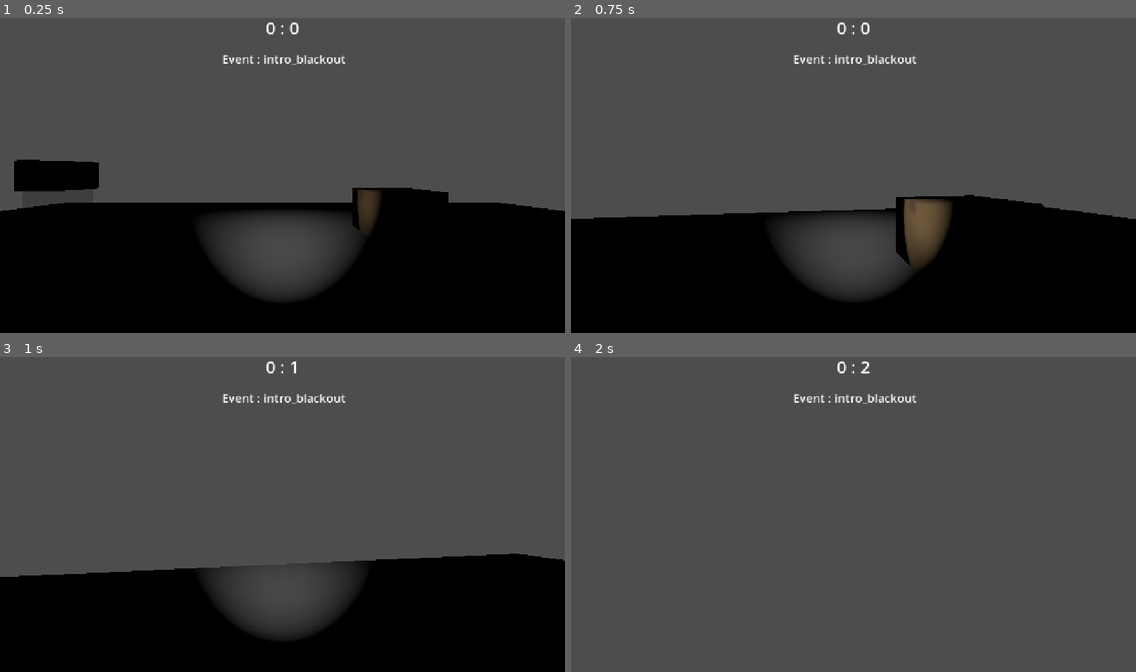
Above: before the commit, frames 1-4 (two rows, left to right).
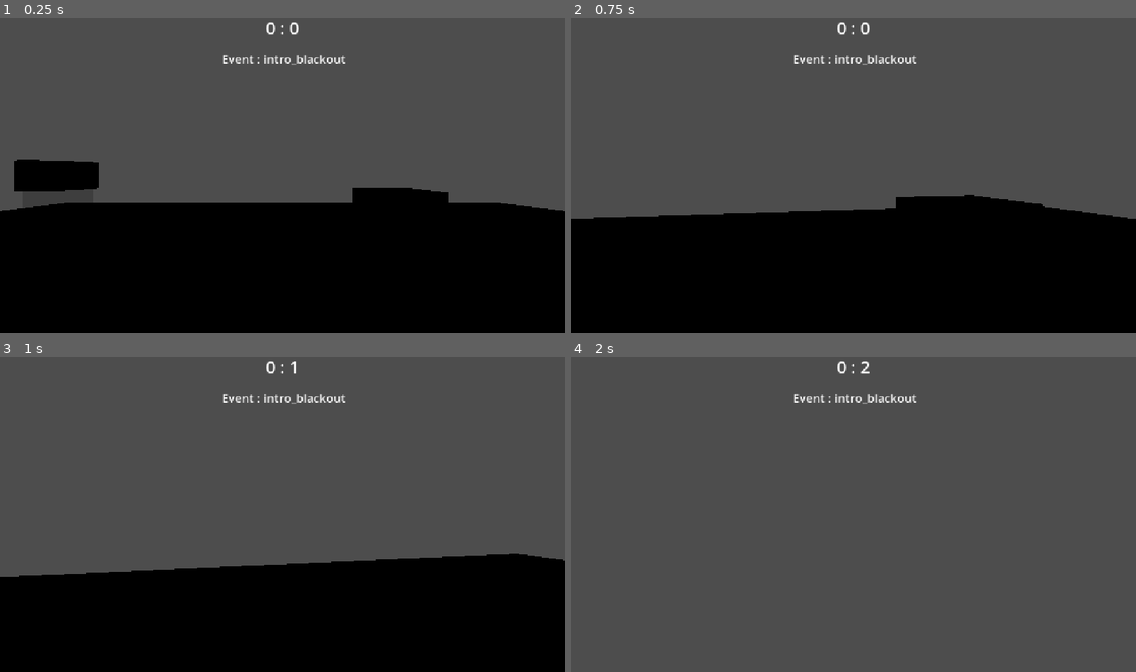
Above: after the commit, the same moments.

Repository: GameDevProjectGE362785/Banjong-GameHorror-Using-Voice-Commands-for-In-Game-Character-Control
Game: Godot game, scene res://Test/Test.tscn
Same seed, same stepped clock (60 frames per second), same inputs: the game is played once before the commit and once after it.
Inputs (mouse positions are in pixels of both pictures, inside the frame that each line leads up to):
- Up to frame 1 (0.25 s): no input
- Up to frame 2 (0.75 s): tap Enter (ui_accept) at 0.5 s; move the mouse to (881, 172) at 0.52 s; hold Up (ui_up) from 0.53 s (still down); tap G (flashlight) at 0.6 s
- Up to frame 3 (1 s): keep holding Up (ui_up); tap Enter (ui_accept) at 0.77 s
- Up to frame 4 (2 s): keep holding Up (ui_up); move the mouse to (825, 514) at 1.27 s; tap F (PickUp) at 1.35 s; tap Enter (ui_accept) at 1.52 s; tap G (flashlight) at 1.55 s

The runs differ from the first frame. In frame 1, 6.4% of the frame differs, in the area x 36-68%, y 54-90%; in frame 2, 6.5%, in the area x 36-68%, y 57-90%; in frame 3, 5.0%; in frame 4, nothing differs.

Commit message:
LighingSystem

Diff:
--- /dev/null
+++ b/game-project-ge/Asset/LightingSystem/lighting_system.gd
@@ -0,0 +1,120 @@
+## LightingSystem manages global lighting state for the game
+## States: Normal (stable lights), Flicker (unstable), Blackout (lights off)
+## Controls flashlight availability and emits signals on state changes
+extends Node
+
+signal lighting_state_changed(new_state: LightingState)
+
+enum LightingState {
+	NORMAL,
+	FLICKER,
+	BLACKOUT
+}
+
+var current_state := LightingState.NORMAL
+var _flicker_timer := 0.0
+var _flicker_interval := 0.1
+
+## Development/testing: enable periodic blackouts every 30 in-game minutes
+@export var enable_test_blackouts := true
+var _last_blackout_minute := -1
+
+
+func _ready() -> void:
+	# Connect to GameClock to listen for hour changes if needed
+	if has_node("/root/GameClock"):
+		GameClock.hour_tick.connect(_on_hour_tick)
+		if enable_test_blackouts:
+			GameClock.time_changed.connect(_on_time_changed)
+
+
+func _process(delta: float) -> void:
+	if current_state == LightingState.FLICKER:
+		_update_flicker(delta)
+
+
+## Change the lighting state to a new state
+func set_state(new_state: LightingState) -> void:
+	if new_state == current_state:
+		return
+
+	current_state = new_state
+	_reset_flicker()
+	lighting_state_changed.emit(current_state)
+
+
+## Get the current lighting state
+func get_state() -> LightingState:
+	return current_state
+
+
+## Check if flashlight is available based on current lighting state
+func is_flashlight_available() -> bool:
+	# Flashlight is unavailable only during BLACKOUT
+	return current_state != LightingState.BLACKOUT
+
+
+## Check if we're in a specific state
+func is_in_state(state: LightingState) -> bool:
+	return current_state == state
+
+
+## Flicker the lights by rapidly toggling between NORMAL and a dim state
+## This is handled by the flashlight's visual effect, not by state changes
+func _update_flicker(delta: float) -> void:
+	_flicker_timer += delta
+	if _flicker_timer >= _flicker_interval:
+		_flicker_timer = 0.0
+
+
+## Reset flicker timing
+func _reset_flicker() -> void:
+	_flicker_timer = 0.0
+
+
+## Called when GameClock ticks an hour
+func _on_hour_tick(hour: int) -> void:
+	# Hook point for future lighting schedule logic
+	# For now, lighting state is controlled manually via set_state()
+	pass
+
+
+## Called when time changes (minute-level granularity)
+## Used for test blackouts every 30 in-game minutes
+func _on_time_changed(hour: int, minute: int) -> void:
+	if not enable_test_blackouts:
+		return
+
+	# Trigger blackout every 30 minutes (at :00 and :30)
+	if minute == 0 or minute == 30:
+		# Avoid triggering twice on the same minute
+		if minute != _last_blackout_minute:
+			_last_blackout_minute = minute
+			_trigger_test_blackout(hour, minute)
+	# Reset when minute rolls past :30
+	elif minute > 30:
+		pass
+
+
+## Trigger a test blackout sequence
+func _trigger_test_blackout(hour: int, minute: int) -> void:
+	print("TEST: Triggering blackout at %02d:%02d" % [hour, minute])
+	set_state(LightingState.BLACKOUT)
+
+	# Auto-restore after 3 seconds for continuous testing
+	await get_tree().create_timer(3.0).timeout
+	set_state(LightingState.NORMAL)
+	print("TEST: Blackout ended, lights restored")
+
+
+## Get a human-readable state name
+func get_state_name() -> String:
+	match current_state:
+		LightingState.NORMAL:
+			return "Normal"
+		LightingState.FLICKER:
+			return "Flicker"
+		LightingState.BLACKOUT:
+			return "Blackout"
+		_:
+			return "Unknown"
--- /dev/null
+++ b/game-project-ge/Asset/LightingSystem/lighting_system.tscn
@@ -0,0 +1,6 @@
+[gd_scene load_steps=2 format=3 uid="uid://c3wy0d0xqjq68"]
+
+[ext_resource type="Script" path="res://Asset/LightingSystem/lighting_system.gd" id="1_hhp5d"]
+
+[node name="LightingSystem" type="Node"]
+script = ExtResource("1_hhp5d")
--- a/game-project-ge/player/player.gd
+++ b/game-project-ge/player/player.gd
@@ -22,6 +22,12 @@
 
 func _ready() -> void:
 	Input.mouse_mode = Input.MOUSE_MODE_CAPTURED
+
+	# Connect to LightingSystem to handle flashlight state changes
+	if has_node("/root/LightingSystem"):
+		LightingSystem.lighting_state_changed.connect(_on_lighting_state_changed)
+		# Sync initial flashlight state with current lighting
+		_sync_flashlight_with_lighting()
 
 func _input(event: InputEvent) -> void:
 	if event is InputEventMouseMotion:
@@ -207,5 +213,31 @@
 	return lowest_y
 
 func flashLightFunction():
+	# Check if flashlight is available based on LightingSystem
+	if has_node("/root/LightingSystem") and not LightingSystem.is_flashlight_available():
+		UI.TextChanger("Flashlight unavailable during blackout")
+		return
+
 	flashlighton = !flashlighton
 	flashlight.visible = flashlighton
+
+
+## Called when LightingSystem state changes
+func _on_lighting_state_changed(new_state: int) -> void:
+	# Turn off flashlight during blackout, regardless of previous state
+	if new_state == LightingSystem.LightingState.BLACKOUT:
+		flashlighton = false
+		flashlight.visible = false
+		UI.TextChanger("Lights cut out!")
+	else:
+		# Restore previous flashlight state when exiting blackout
+		_sync_flashlight_with_lighting()
+
+
+## Sync flashlight state with current lighting conditions
+func _sync_flashlight_with_lighting() -> void:
+	if has_node("/root/LightingSystem"):
+		# Ensure flashlight is off during blackout
+		if not LightingSystem.is_flashlight_available():
+			flashlighton = false
+			flashlight.visible = false
--- a/game-project-ge/player/player.tscn
+++ b/game-project-ge/player/player.tscn
@@ -28,7 +28,7 @@
 current = true
 
 [node name="RayCast3D" type="RayCast3D" parent="CameraController" unique_id=1718595647]
-transform = Transform3D(1, 0, 0, 0, 1, 0, 0, 0, 1.515, 0, 0.52834046, -0.5075002)
+transform = Transform3D(1.32, 0, 0, 0, 1.32, 0, 0, 0, 2, 0, 0.52834046, -0.5075002)
 target_position = Vector3(0, 0, -1)
 collision_mask = 2
 
--- a/game-project-ge/project.godot
+++ b/game-project-ge/project.godot
@@ -25,6 +25,7 @@
 
 GameClock="*res://Asset/GameClock/game_clock.gd"
 EventScheduler="*res://Asset/EventScheduler/event_scheduler.gd"
+LightingSystem="*res://Asset/LightingSystem/lighting_system.gd"
 
 [display]
 
Not shown, added: game-project-ge/Asset/LightingSystem/lighting_system.gd.uid
